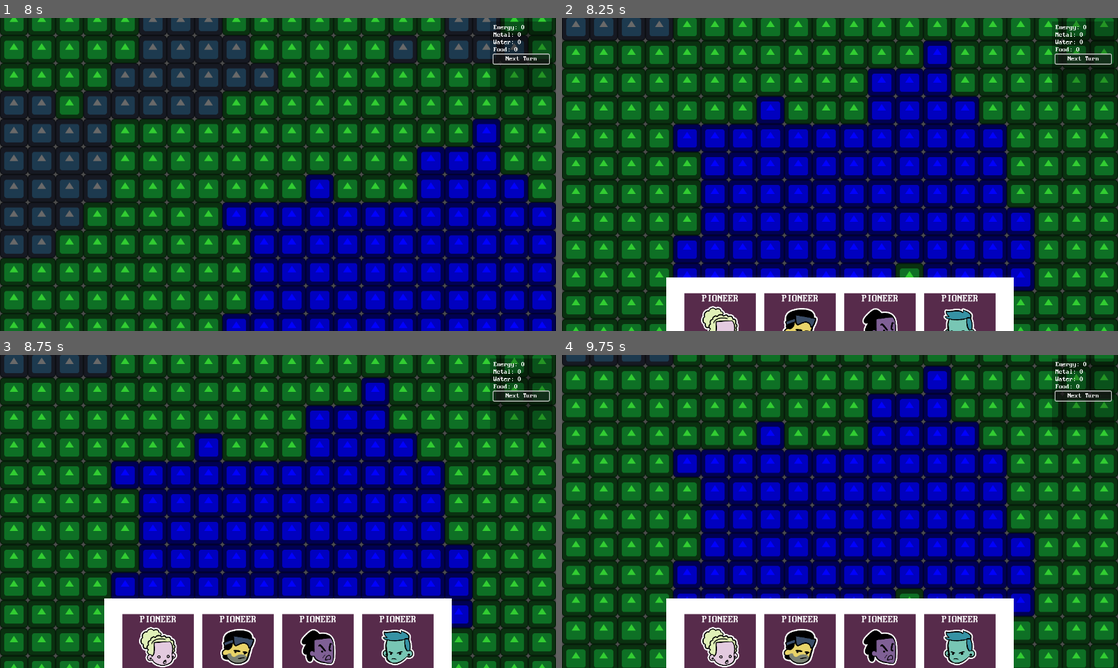
Above: before the commit, frames 1-4 (two rows, left to right).
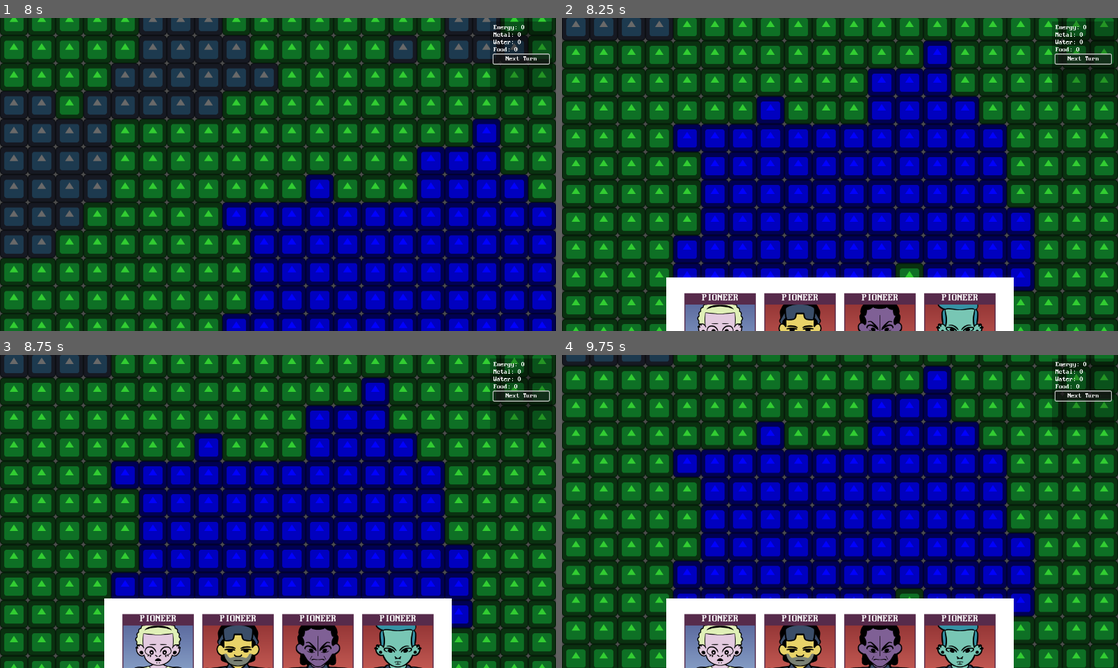
Above: after the commit, the same moments.

Repository: YuriPrickles/a-sky-with-no-stars
Game: Godot game, scene res://scenes/run.tscn
The game is run twice, just before and just after one commit, with the same random seed, the same clock (stepped at 60 frames per second) and the same inputs. The engine's default icon, where the game draws it, is replaced by a stand-in: a white triangle on a blue panel in a dark square.
Inputs (mouse positions are in pixels of both pictures, inside the frame that each line leads up to):
- Up to frame 1 (8 s): click "Next Turn" at 0.5 s; click "Next Turn" at 1.25 s; click "Next Turn" at 2 s; tap Enter at 2.75, 4.25, 5.75 s; move the mouse to (400, 158) at 2.77 s; tap S (cam_down) at 2.85 s; click (400, 158) at 2.92 s; tap Space at 3.5, 5, 6.5 s; move the mouse to (166, 190) at 3.52 s; tap A (cam_left) at 3.6 s; click (166, 190) at 3.67 s; move the mouse to (333, 105) at 4.27 s; tap D (cam_right) at 4.35 s; click (333, 105) at 4.42 s; move the mouse to (250, 237) at 5.02 s; tap W (cam_up) at 5.1 s; click (250, 237) at 5.17 s; move the mouse to (444, 221) at 5.77 s; tap Mouse wheel down (mouse_wheel_down) at 5.85 s; click (444, 221) at 5.92 s; move the mouse to (111, 127) at 6.52 s; tap Mouse wheel up (mouse_wheel_up) at 6.6 s; click (111, 127) at 6.67 s; move the mouse to (305, 174) at 7.27 s; hold Right mouse button (move_camera) from 7.28 s (still down); click (305, 174) at 7.42 s
- Up to frame 2 (8.25 s): move the mouse to (756, 96) at 8.02 s; release Right mouse button (move_camera) at 8.03 s; tap E (open_pioneer_shelf) at 8.1 s; click (756, 96) at 8.17 s
- Up to frame 3 (8.75 s): no input
- Up to frame 4 (9.75 s): move the mouse to (962, 495) at 8.77 s; click (962, 495) at 8.85 s; move the mouse to (728, 527) at 9.52 s; tap S (cam_down) at 9.6 s; click (728, 527) at 9.67 s

Frame 1 is identical in both runs. In frame 2, 4.2% of the frame differs, in the area x 22-78%, y 88-100%; in frame 3, 6.5%, in the area x 22-78%, y 83-100%; in frame 4, 6.5%.

Commit message:
pioneer cards now show the card art
yeahr

Diff:
--- a/data/base_resources/base_pioneer.gd
+++ b/data/base_resources/base_pioneer.gd
@@ -9,6 +9,7 @@
 @export var title:String = "The Ultimate"
 @export var gender:Enums.PioneerGender = Enums.PioneerGender.Female
 @export var icon:Texture2D
+@export var card_arts:Array[Texture2D]
 @export var portrait:Texture2D
 
 var occupied:bool = false
--- a/data/pioneers/alice.tres
+++ b/data/pioneers/alice.tres
@@ -1,9 +1,13 @@
-[gd_resource type="Resource" script_class="BasePioneer" load_steps=5 format=3 uid="uid://cd4j7n3xht50m"]
+[gd_resource type="Resource" script_class="BasePioneer" load_steps=9 format=3 uid="uid://cd4j7n3xht50m"]
 
+[ext_resource type="Texture2D" uid="uid://bk0215qyfvh3f" path="res://assets/character_artwork/character_cardart/card_chara_alice1.png" id="1_4b10l"]
 [ext_resource type="Texture2D" uid="uid://cilwha3kh1qco" path="res://assets/character_artwork/character_icons_small/icon_chara_alice.png" id="1_35s3f"]
 [ext_resource type="Script" uid="uid://ca7mpiij3oxvn" path="res://data/base_resources/base_pioneer.gd" id="1_htuds"]
 [ext_resource type="Script" uid="uid://ubhlifd3hrlg" path="res://data/base_resources/base_trait.gd" id="2_35s3f"]
 [ext_resource type="Texture2D" uid="uid://b7r2o3mmnt824" path="res://assets/character_artwork/character_portraits/portrait_chara_alice.png" id="2_j0cpf"]
+[ext_resource type="Texture2D" uid="uid://b2qxmx8gv6ryh" path="res://assets/character_artwork/character_cardart/card_chara_alice2.png" id="2_lnlhg"]
+[ext_resource type="Texture2D" uid="uid://ji6tu46y6tr7" path="res://assets/character_artwork/character_cardart/card_chara_alice3.png" id="3_pkk03"]
+[ext_resource type="Texture2D" uid="uid://buy6nhdfk6von" path="res://assets/character_artwork/character_cardart/card_chara_alice4.png" id="4_4s7ny"]
 
 [resource]
 script = ExtResource("1_htuds")
@@ -14,6 +18,7 @@
 title = "The Dreamer"
 gender = 1
 icon = ExtResource("1_35s3f")
+card_arts = Array[Texture2D]([ExtResource("1_4b10l"), ExtResource("2_lnlhg"), ExtResource("3_pkk03"), ExtResource("4_4s7ny")])
 portrait = ExtResource("2_j0cpf")
 strength = 6
 dexterity = 7
--- a/data/pioneers/beowulf.tres
+++ b/data/pioneers/beowulf.tres
@@ -1,9 +1,13 @@
-[gd_resource type="Resource" script_class="BasePioneer" load_steps=5 format=3 uid="uid://cxtgl07uhghvu"]
+[gd_resource type="Resource" script_class="BasePioneer" load_steps=9 format=3 uid="uid://cxtgl07uhghvu"]
 
 [ext_resource type="Texture2D" uid="uid://c3i2tpuj6awrp" path="res://assets/character_artwork/character_icons_small/icon_chara_beowulf.png" id="1_20rs0"]
+[ext_resource type="Texture2D" uid="uid://bnlij77pgy7hk" path="res://assets/character_artwork/character_cardart/card_chara_beowulf1.png" id="1_c5b28"]
 [ext_resource type="Script" uid="uid://ca7mpiij3oxvn" path="res://data/base_resources/base_pioneer.gd" id="1_t0w1i"]
+[ext_resource type="Texture2D" uid="uid://dffeamfm6ghha" path="res://assets/character_artwork/character_cardart/card_chara_beowulf2.png" id="2_7bqmt"]
 [ext_resource type="Script" uid="uid://ubhlifd3hrlg" path="res://data/base_resources/base_trait.gd" id="2_eihj2"]
 [ext_resource type="Texture2D" uid="uid://jesn777undsa" path="res://assets/character_artwork/character_portraits/portrait_chara_beowulf.png" id="2_uvfx8"]
+[ext_resource type="Texture2D" uid="uid://cxnenb7rn7lyo" path="res://assets/character_artwork/character_cardart/card_chara_beowulf3.png" id="3_2yfob"]
+[ext_resource type="Texture2D" uid="uid://bc568gocbxmto" path="res://assets/character_artwork/character_cardart/card_chara_beowulf4.png" id="4_yuswk"]
 
 [resource]
 script = ExtResource("1_t0w1i")
@@ -14,6 +18,7 @@
 title = "The ?"
 gender = 3
 icon = ExtResource("1_20rs0")
+card_arts = Array[Texture2D]([ExtResource("1_c5b28"), ExtResource("2_7bqmt"), ExtResource("3_2yfob"), ExtResource("4_yuswk")])
 portrait = ExtResource("2_uvfx8")
 strength = 10
 dexterity = 4
--- a/data/pioneers/cliff.tres
+++ b/data/pioneers/cliff.tres
@@ -1,9 +1,13 @@
-[gd_resource type="Resource" script_class="BasePioneer" load_steps=5 format=3 uid="uid://v13o34hgiq0"]
+[gd_resource type="Resource" script_class="BasePioneer" load_steps=9 format=3 uid="uid://v13o34hgiq0"]
 
+[ext_resource type="Texture2D" uid="uid://c358swymyjgct" path="res://assets/character_artwork/character_cardart/card_chara_cliff1.png" id="1_0hvmm"]
 [ext_resource type="Script" uid="uid://ca7mpiij3oxvn" path="res://data/base_resources/base_pioneer.gd" id="1_grha1"]
 [ext_resource type="Texture2D" uid="uid://clhcu2xy3yxwf" path="res://assets/character_artwork/character_icons_small/icon_chara_cliff.png" id="1_vy37u"]
 [ext_resource type="Texture2D" uid="uid://cw7a2tnedlid8" path="res://assets/character_artwork/character_portraits/portrait_chara_cliff.png" id="2_4cg3c"]
+[ext_resource type="Texture2D" uid="uid://c7lo0cg8pa5p6" path="res://assets/character_artwork/character_cardart/card_chara_cliff2.png" id="2_atddn"]
 [ext_resource type="Script" uid="uid://ubhlifd3hrlg" path="res://data/base_resources/base_trait.gd" id="2_xx1il"]
+[ext_resource type="Texture2D" uid="uid://b4dy435bwqxqg" path="res://assets/character_artwork/character_cardart/card_chara_cliff3.png" id="3_spuoa"]
+[ext_resource type="Texture2D" uid="uid://btjslwk5hoxk4" path="res://assets/character_artwork/character_cardart/card_chara_cliff4.png" id="4_2n14k"]
 
 [resource]
 script = ExtResource("1_grha1")
@@ -14,6 +18,7 @@
 title = "The Criminal"
 gender = 3
 icon = ExtResource("1_vy37u")
+card_arts = Array[Texture2D]([ExtResource("1_0hvmm"), ExtResource("2_atddn"), ExtResource("3_spuoa"), ExtResource("4_2n14k")])
 portrait = ExtResource("2_4cg3c")
 strength = 7
 dexterity = 12
--- a/data/pioneers/denim.tres
+++ b/data/pioneers/denim.tres
@@ -1,9 +1,13 @@
-[gd_resource type="Resource" script_class="BasePioneer" load_steps=5 format=3 uid="uid://g6rhx07m6rig"]
+[gd_resource type="Resource" script_class="BasePioneer" load_steps=9 format=3 uid="uid://g6rhx07m6rig"]
 
 [ext_resource type="Texture2D" uid="uid://ci3plohiiy7vx" path="res://assets/character_artwork/character_icons_small/icon_chara_denim.png" id="1_5nv4d"]
 [ext_resource type="Script" uid="uid://ca7mpiij3oxvn" path="res://data/base_resources/base_pioneer.gd" id="1_kv28k"]
+[ext_resource type="Texture2D" uid="uid://dwqhk0s8wpi0a" path="res://assets/character_artwork/character_cardart/card_chara_denim1.png" id="1_qii50"]
 [ext_resource type="Script" uid="uid://ubhlifd3hrlg" path="res://data/base_resources/base_trait.gd" id="2_2a5y8"]
+[ext_resource type="Texture2D" uid="uid://dtyi67nipt2gj" path="res://assets/character_artwork/character_cardart/card_chara_denim2.png" id="2_kq80k"]
 [ext_resource type="Texture2D" uid="uid://d2uge6ibued3l" path="res://assets/character_artwork/character_portraits/portrait_chara_denim.png" id="2_w7o0l"]
+[ext_resource type="Texture2D" uid="uid://cm0oiccbqusim" path="res://assets/character_artwork/character_cardart/card_chara_denim3.png" id="3_vq88t"]
+[ext_resource type="Texture2D" uid="uid://lcd2pufx6q30" path="res://assets/character_artwork/character_cardart/card_chara_denim4.png" id="4_co7xp"]
 
 [resource]
 script = ExtResource("1_kv28k")
@@ -13,6 +17,7 @@
 surname = "Dahl"
 title = "The ??"
 icon = ExtResource("1_5nv4d")
+card_arts = Array[Texture2D]([ExtResource("1_qii50"), ExtResource("2_kq80k"), ExtResource("3_vq88t"), ExtResource("4_co7xp")])
 portrait = ExtResource("2_w7o0l")
 strength = 8
 dexterity = 7
--- a/data/pioneers/elio.tres
+++ b/data/pioneers/elio.tres
@@ -1,9 +1,13 @@
-[gd_resource type="Resource" script_class="BasePioneer" load_steps=5 format=3 uid="uid://4amh10q1q041"]
+[gd_resource type="Resource" script_class="BasePioneer" load_steps=9 format=3 uid="uid://4amh10q1q041"]
 
 [ext_resource type="Texture2D" uid="uid://bwhmkpotcp5jr" path="res://assets/character_artwork/character_icons_small/icon_chara_elio.png" id="1_6d8hh"]
+[ext_resource type="Texture2D" uid="uid://bv4ghut67am75" path="res://assets/character_artwork/character_cardart/card_chara_elio1.png" id="1_ncvu6"]
 [ext_resource type="Script" uid="uid://ca7mpiij3oxvn" path="res://data/base_resources/base_pioneer.gd" id="1_wcudg"]
+[ext_resource type="Texture2D" uid="uid://5b1h7g6wcesy" path="res://assets/character_artwork/character_cardart/card_chara_elio2.png" id="2_5vu7v"]
 [ext_resource type="Script" uid="uid://ubhlifd3hrlg" path="res://data/base_resources/base_trait.gd" id="2_ncdii"]
 [ext_resource type="Texture2D" uid="uid://cxcc6x0thympa" path="res://assets/character_artwork/character_portraits/portrait_chara_elio.png" id="2_pjss0"]
+[ext_resource type="Texture2D" uid="uid://cv5m1va8hcnxn" path="res://assets/character_artwork/character_cardart/card_chara_elio3.png" id="3_5n0de"]
+[ext_resource type="Texture2D" uid="uid://c50kewjidg1l8" path="res://assets/character_artwork/character_cardart/card_chara_elio4.png" id="4_r50sh"]
 
 [resource]
 script = ExtResource("1_wcudg")
@@ -14,6 +18,7 @@
 title = "The Prisoner"
 gender = 3
 icon = ExtResource("1_6d8hh")
+card_arts = Array[Texture2D]([ExtResource("1_ncvu6"), ExtResource("2_5vu7v"), ExtResource("3_5n0de"), ExtResource("4_r50sh")])
 portrait = ExtResource("2_pjss0")
 strength = 15
 dexterity = 0
--- a/scenes/pioneer_card.gd
+++ b/scenes/pioneer_card.gd
@@ -17,9 +17,9 @@
 # Called every frame. 'delta' is the elapsed time since the previous frame.
 func _process(delta: float) -> void:
 	if pioneer_resource:
-		gray_texture = to_grayscale(pioneer_resource.icon)
+		gray_texture = to_grayscale(pioneer_resource.card_arts[0])
 		disabled = pioneer_resource.occupied
-		pioneer_pic.texture = gray_texture if disabled else pioneer_resource.icon
+		pioneer_pic.texture = gray_texture if disabled else pioneer_resource.card_arts[0]
 		card_color.color = Color("4a4a4aff") if disabled else Color("572b4b")
 	offset_top = move_toward(offset_top, ui_offset, abs(offset_top - ui_offset * 2) * 4 * delta)
 	offset_bottom = move_toward(offset_bottom, ui_offset, abs(offset_bottom - ui_offset * 2) * 4 * delta)
--- a/scenes/pioneer_card.tscn
+++ b/scenes/pioneer_card.tscn
@@ -44,13 +44,13 @@
 scroll_active = false
 
 [node name="PioneerPic" type="TextureRect" parent="ColorRect/MarginContainer/VBoxContainer"]
-custom_minimum_size = Vector2(96, 96)
+custom_minimum_size = Vector2(160, 100)
 layout_mode = 2
 size_flags_horizontal = 4
 size_flags_vertical = 4
 mouse_filter = 2
 texture = ExtResource("2_ji7lf")
-expand_mode = 1
+expand_mode = 2
 
 [node name="InfoLabel" type="RichTextLabel" parent="ColorRect/MarginContainer/VBoxContainer"]
 layout_mode = 2
